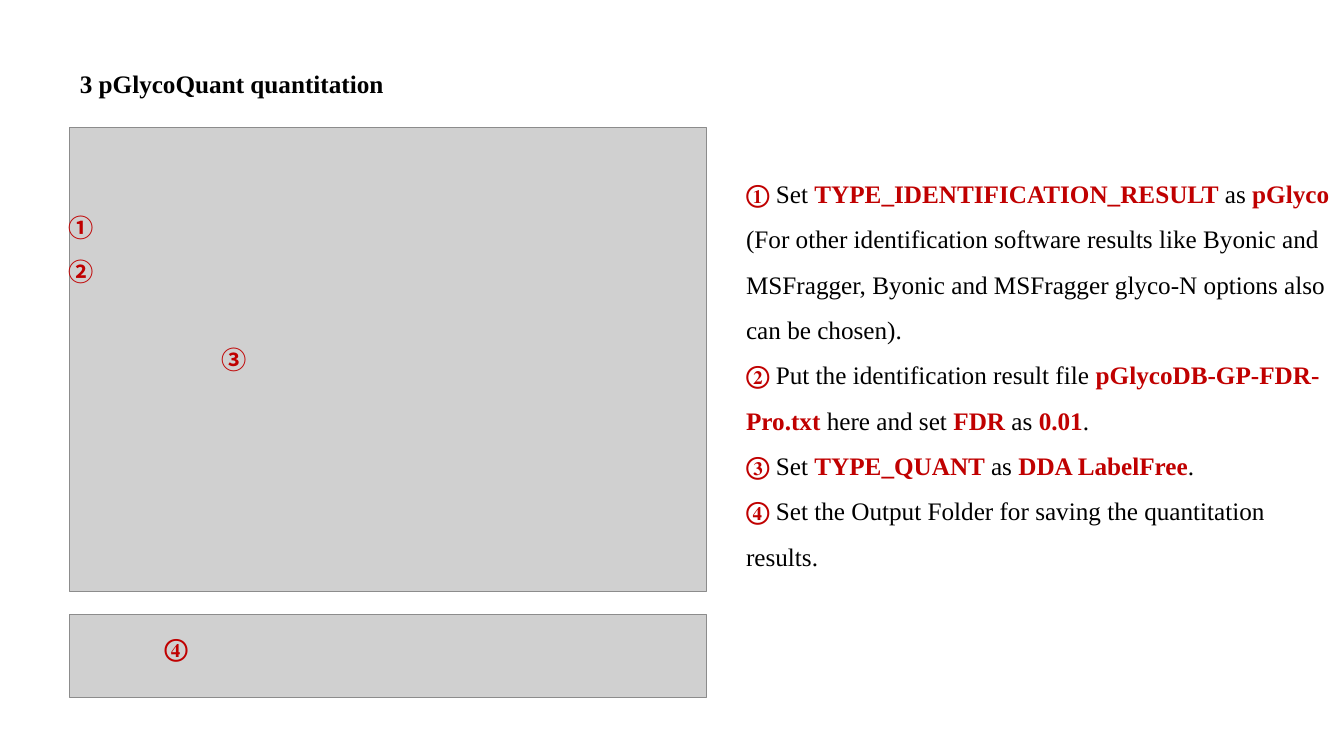
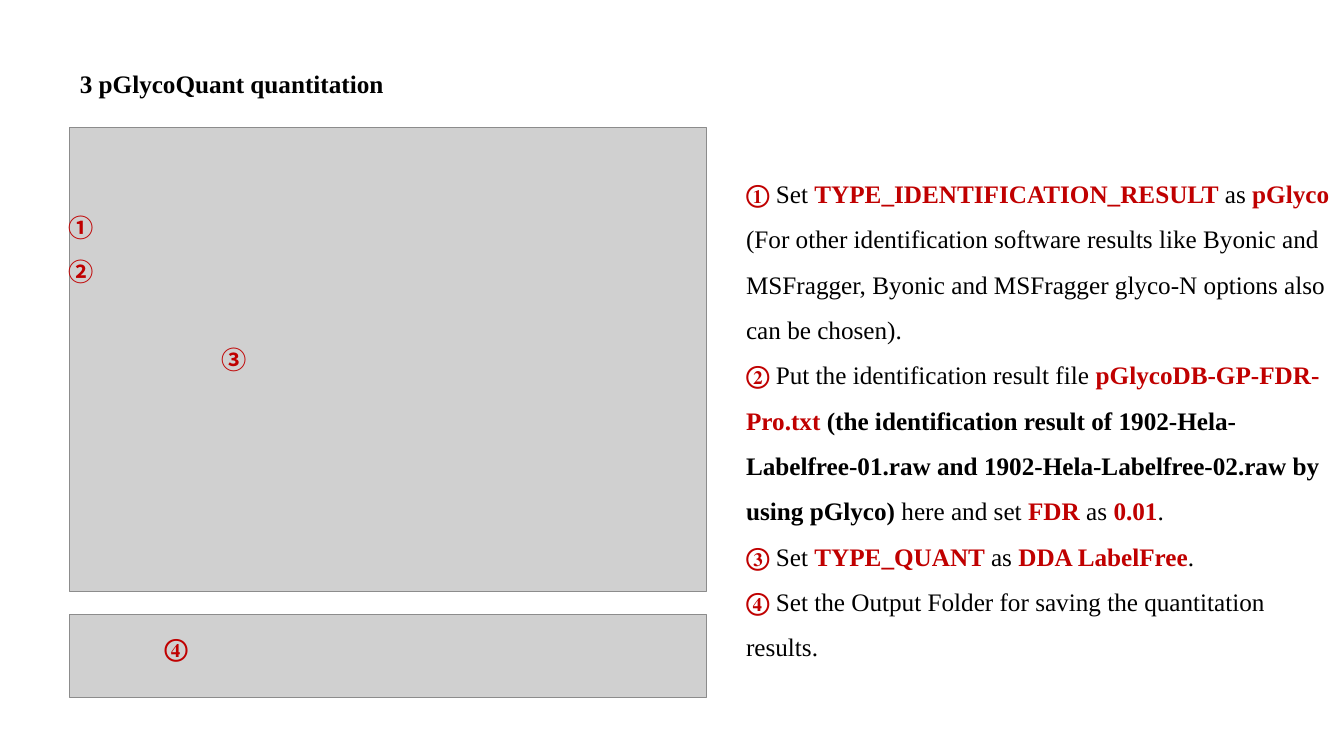
Before and after one commit to expellir-arma/pGlycoQuant_source_code, a slide deck: slide 8 of Manual.pptx. Drawn at 1344x756 pixels with LibreOffice and Linux fonts; fonts in the diff are those of the drawing; grey boxes stand for pictures. Boxes give left, top, right and bottom in pixels: in the first picture for what was removed or moved away, otherwise in the second. Text is boxed around its words. In the diff, an @@ line names an element or a change of style, - is before the commit and + after.

```diff
--- a/Manual.pptx
+++ b/Manual.pptx
@@ text at <box>746,366,1320,526</box>: text changed; bold on @@
-② Put the identification result file pGlycoDB-GP-FDR-Pro.txt here and set FDR as 0.01.
+② Put the identification result file pGlycoDB-GP-FDR-Pro.txt (the identification result of 1902-Hela-Labelfree-01.raw and 1902-Hela-Labelfree-02.raw by using pGlyco) here and set FDR as 0.01.
```
Also in this commit, not shown: 1 other slide changed.
